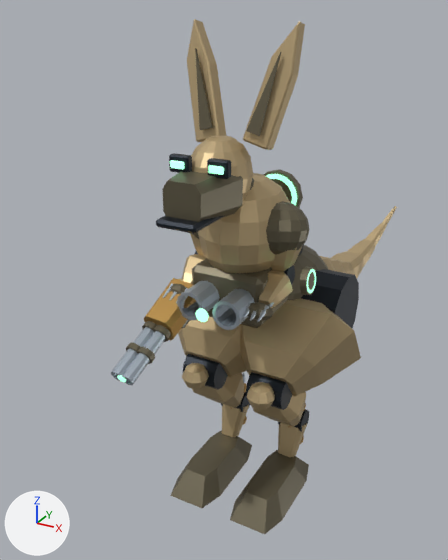
Before and after pictures for a commit that changed the Blender file out/mech_reference/s09/s09.blend.
Camera for both pictures: a camera (50 mm lens) standing at (2.7, -5.81, 5.31) and looking at (-0.78, 0.52, 2.14). Arrows for +X, +Y and +Z are at lower left; the lights stay in place. The first picture is the older version. Both versions are drawn at frame 31 of the action 's09:light:elbow_r'; the numbers are the values there.

Before the edit, the objects in view are built like this:
```python
me_kangaroo_powerful_pelvis = bpy.data.meshes.new('Kangaroo powerful pelvis')
me_kangaroo_powerful_pelvis.from_pydata(...)  # 144 vertices, 128 faces; spans x -0.68..0.68, y -0.76..0.76, z -0.56..0.56
me_kangaroo_powerful_pelvis.materials.append(mat_shade)  # brown #6d6652
me_tibia_fibula_hinge_001 = bpy.data.meshes.new('Tibia fibula hinge.001')
me_tibia_fibula_hinge_001.from_pydata(...)  # a 12-sided cylinder along x spanning x -0.202..0.202, y -0.185..0.185, z -0.185..0.185
me_tibia_fibula_hinge_001.materials.append(mat_dark)  # dark blue #222932
ob_elbow_r = bpy.data.objects.new('elbow_r', None)
ob_elbow_r.parent = ob_shoulder_r
ob_elbow_r.location = (0.0, 0.07, -0.46)
ob_elbow_r.rotation_euler = (-0.18, 0.0, 0.0)  # degrees (-10, 0, 0)
ob_kangaroo_powerful_pelvis = bpy.data.objects.new('Kangaroo powerful pelvis', me_kangaroo_powerful_pelvis)
ob_kangaroo_powerful_pelvis.parent = ob_hips
ob_kangaroo_powerful_pelvis.location = (0.0, 0.16, 0.08)
ob_tibia_fibula_hinge_001 = bpy.data.objects.new('Tibia fibula hinge.001', me_tibia_fibula_hinge_001)
ob_tibia_fibula_hinge_001.parent = ob_knee_r
ob_tibia_fibula_hinge_001.location = (0.0, 0.0, 0.0)
# also in view: 'Long armored snout' at (0.0, -1.35, 3.82); 'Kangaroo deep forward chest' at (0.0, -0.41, 3.25); 'Light weapon open bore.001' at (-0.42, -1.64, 2.29); 'Jaw separation' at (0.0, -1.42, 3.65); 'Payload launcher open cell.001' at (0.2, -0.77, 2.65)
```
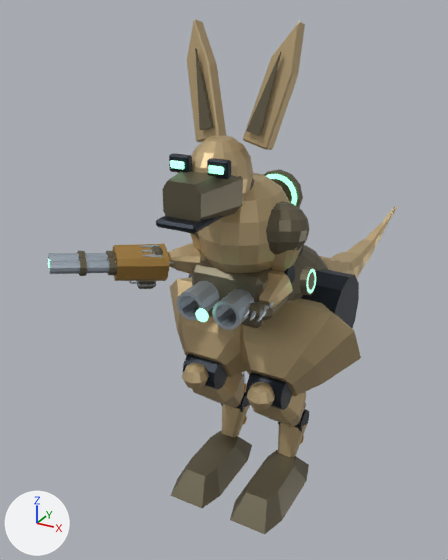
ob_elbow_r is not drawn itself; it is the parent of ob_wrist_r, ob_radius_ulna_paired_load_rod, ob_radius_ulna_paired_load_rod_001, ob_radius_ulna_anatomical_armor, ob_radius_ulna_hinge, ob_olecranon_elbow_projection.

Location of each change, [x1, y1, x2, y2] in pixels of the pictures (448 x 560 px):
'Light weapon receiver', turned: before [144, 278, 196, 341]; after [112, 244, 170, 281]
'Light weapon open bore.001', turned: before [122, 331, 165, 385]; after [49, 260, 116, 274]
'Light weapon open bore', turned: before [111, 327, 154, 381]; after [48, 253, 115, 261]
'Radius ulna anatomical armor', turned: before [182, 254, 206, 284]; after [168, 243, 205, 274]
'Weapon cooling collar.003', turned: before [137, 347, 155, 364]; after [79, 258, 87, 276]
'Weapon cooling collar.002', turned: before [154, 325, 171, 342]; after [108, 258, 116, 275]
'Kangaroo compact forepaw', turned: before [170, 284, 187, 294]; after [150, 246, 163, 255]
'Weapon cooling collar', turned: before [142, 321, 157, 332]; after [106, 251, 114, 258]
'Weapon cooling collar.001', turned: before [126, 342, 140, 354]; after [77, 251, 85, 258]
'Thermal weapon pistol grip', turned (mostly hidden before): before [182, 320, 190, 328]; after [137, 281, 156, 289]
'Kangaroo forepaw digit', turned: before [162, 283, 173, 298]; after [140, 245, 159, 248]
'Pistol grip friction rib', turned (not visible before): after [137, 281, 156, 287]
'Kangaroo forepaw digit.002', turned (not visible before): after [142, 254, 162, 257]
'Light muzzle emission', turned: before [117, 375, 126, 382]; after [48, 259, 50, 268]
'Kangaroo forepaw digit.001', turned: before [169, 291, 177, 300]; after [141, 250, 152, 252]
'Closed weapon trigger guard.001', turned (not visible before): after [131, 282, 138, 284]

What the commit changed:
Object 'elbow_r' (ob_elbow_r) turns from (-10, 0, 0) to (-40, 21, -40) degrees about x, y and z.
